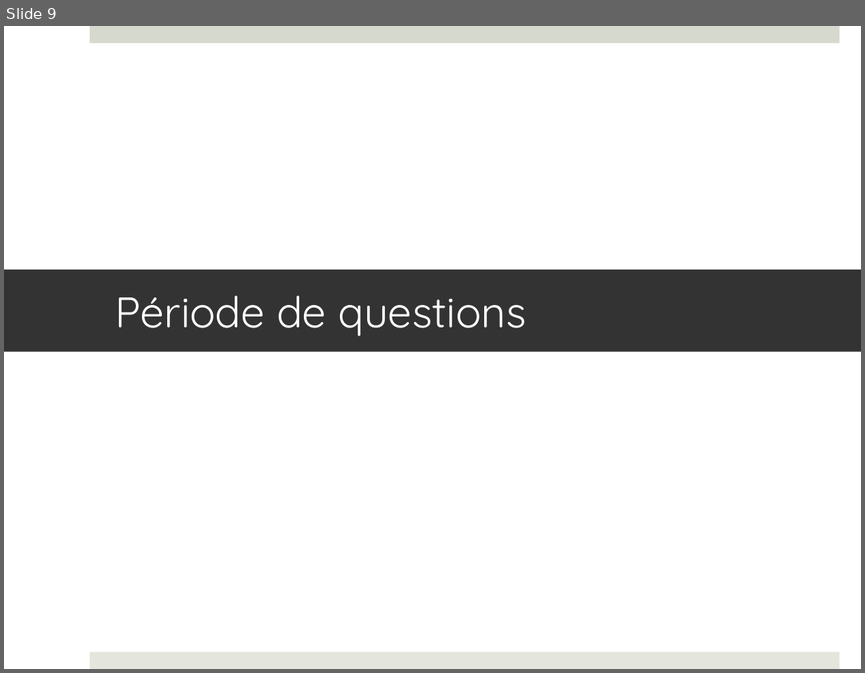
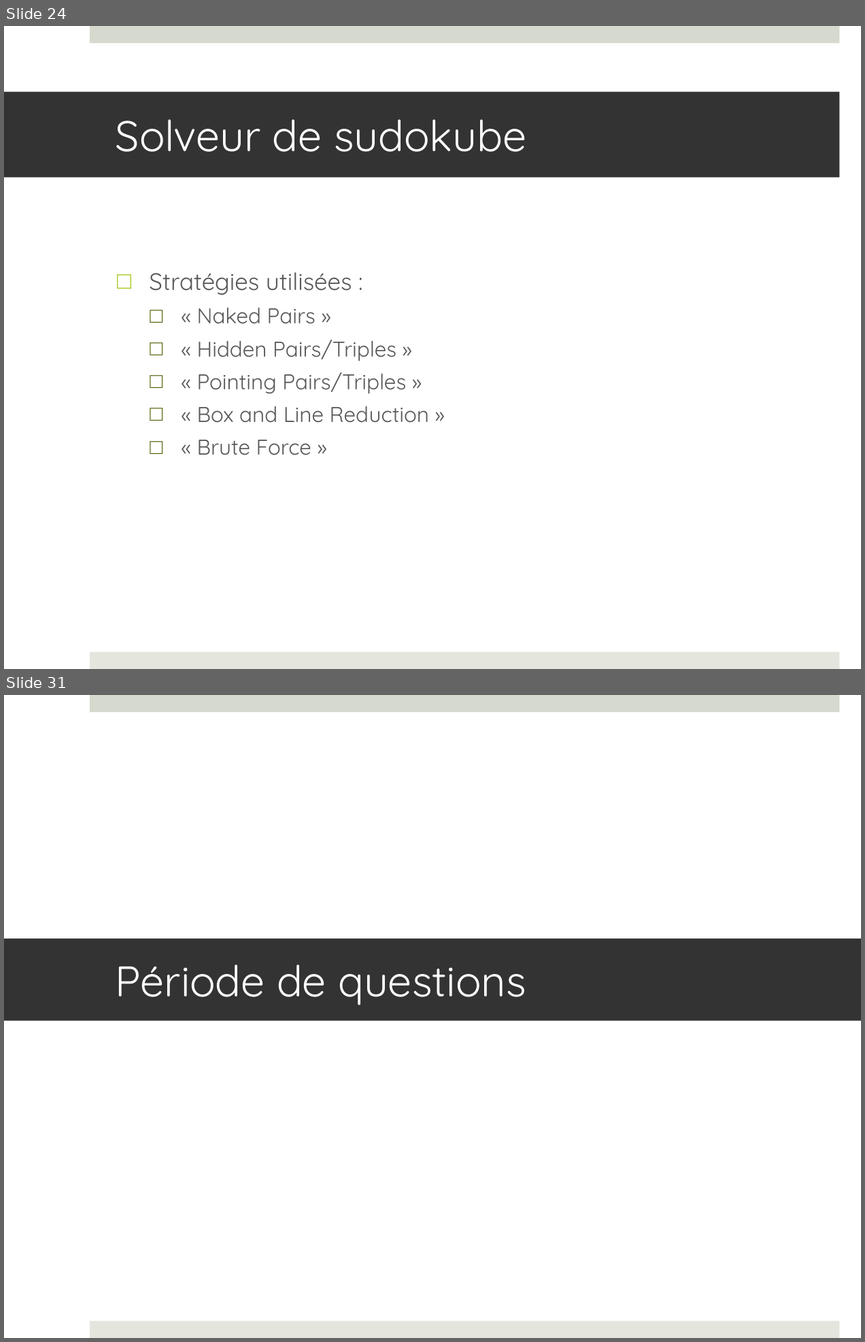
Before and after one commit to francisvalois/design3, a slide deck: reports/presentation/kinocto.pptx. Shown one above the other, each under a label of ours: slide 9 before the commit, slides 24 and 31 after it; the slides between them are not shown. The pictures are 865x673 and 865x1342 pixels, drawn with LibreOffice and Linux fonts; fonts in the diff are those of the drawing. Boxes give left, top, right and bottom in pixels: in the first picture for what was removed or moved away, otherwise in the second. Text is boxed around its words. In the diff, an @@ line names an element or a change of style, - is before the commit and + after.

```diff
--- a/reports/presentation/kinocto.pptx
+++ b/reports/presentation/kinocto.pptx
@@ slide 24 added at [4, 26, 861, 669], background #FFFFFF; not listed: 2 template elements that a slide beside it also shows @@
@@ title added at [4, 92, 839, 178], fill #333333, 36 pt, text #FFFFFF @@
+Solveur de sudokube
@@ text added at [149, 272, 429, 455], 18 pt, text #595959 @@
+□ Stratégies utilisées :
+  □ « Naked Pairs »
+  □ « Hidden Pairs/Triples »
+  □ « Pointing Pairs/Triples »
+  □ « Box and Line Reduction »
+  □ « Brute Force »
@@ what was slide 9 is now slide 31 @@
```
Also in this commit, not shown: 3 slides changed, 25 other slides added, 4 slides removed, 3 other files.
